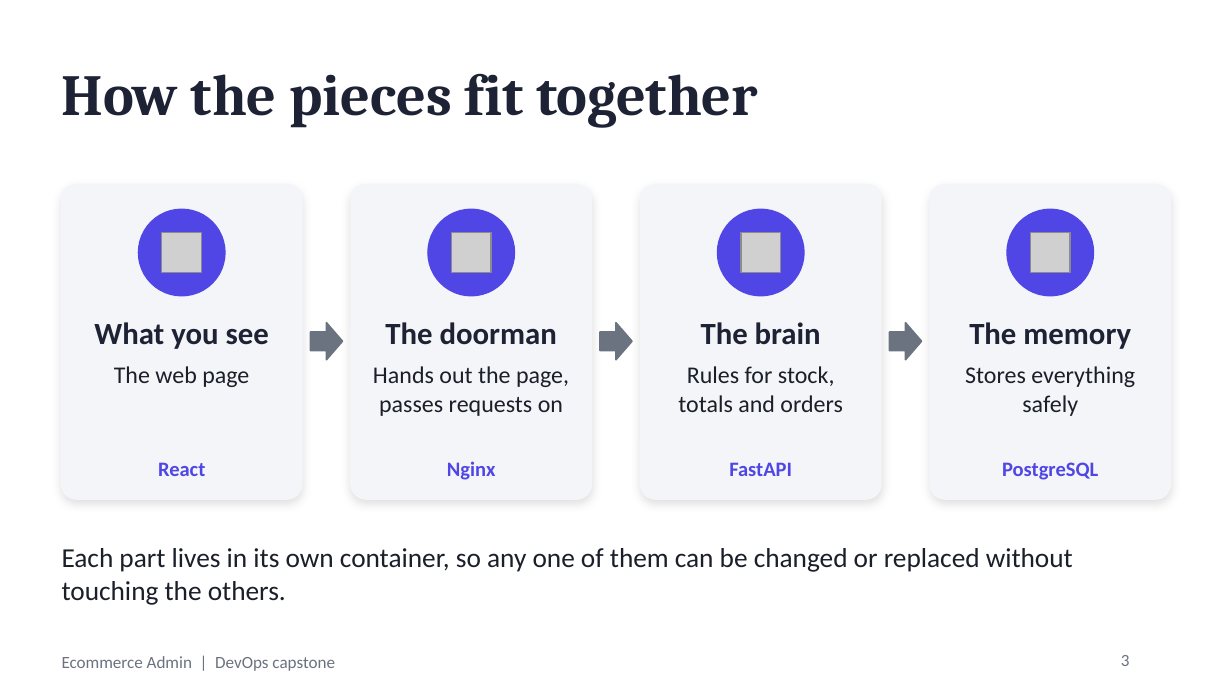
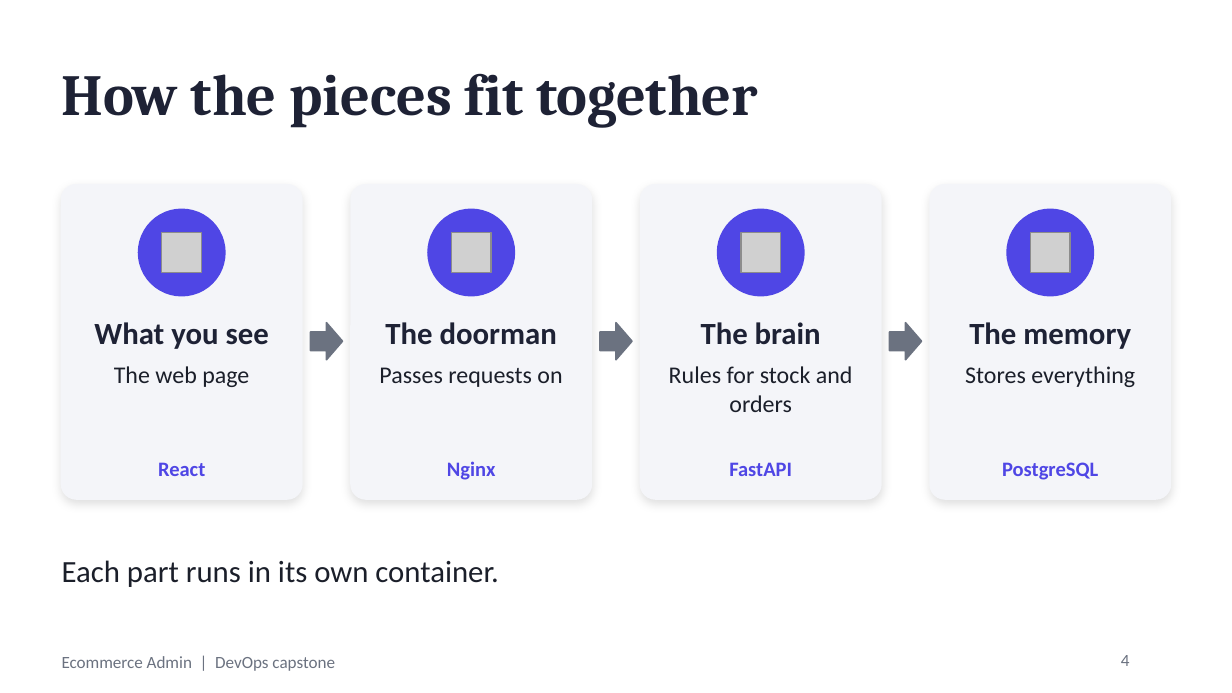
Before and after one commit to CRIMSONHydra/Devops-capstone, a slide deck: slide 4 of Ecommerce-Admin-DevOps-Capstone.pptx (slide 3 before the commit). Drawn at 1232x693 pixels with LibreOffice and Linux fonts; fonts in the diff are those of the drawing; grey boxes stand for pictures. Boxes give left, top, right and bottom in pixels: in the first picture for what was removed or moved away, otherwise in the second. Text is boxed around its words. In the diff, an @@ line names an element or a change of style, - is before the commit and + after.

```diff
--- a/Ecommerce-Admin-DevOps-Capstone.pptx
+++ b/Ecommerce-Admin-DevOps-Capstone.pptx
@@ text at box(379, 367, 562, 387): text changed @@
-Hands out the page, passes requests on
+Passes requests on
@@ text at box(669, 366, 853, 412): text changed @@
-Rules for stock, totals and orders
+Rules for stock and orders
@@ text at box(965, 366, 1135, 387): text changed @@
-Stores everything safely
+Stores everything
@@ text at box(62, 560, 498, 587): text changed; size 16 to 18 pt @@
-Each part lives in its own container, so any one of them can be changed or replaced without touching the others.
+Each part runs in its own container.
@@ page number at box(1121, 655, 1130, 666): text changed @@
-3
+4
```
Also in this commit, not shown: 11 other slides changed, 2 slides added, 3 other files.
